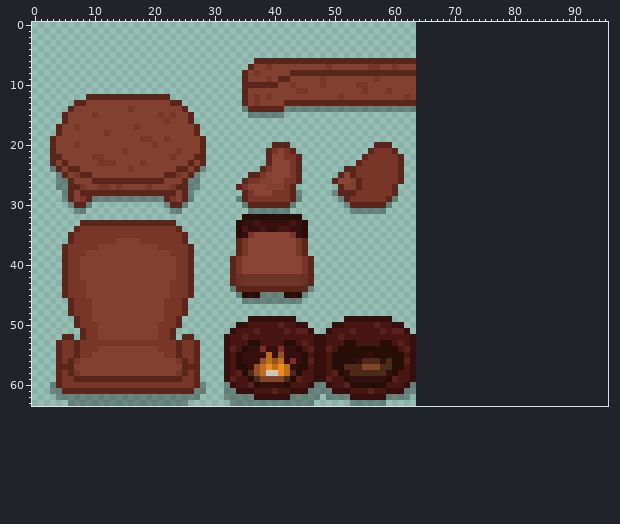
Sprite sheet -- graphics/furniture/giant_steppes_furniture.png. That is the earlier state.
The file is 64x64 pixels. The old version is drawn lined up with the new one, on the new canvas.
Now the later version:
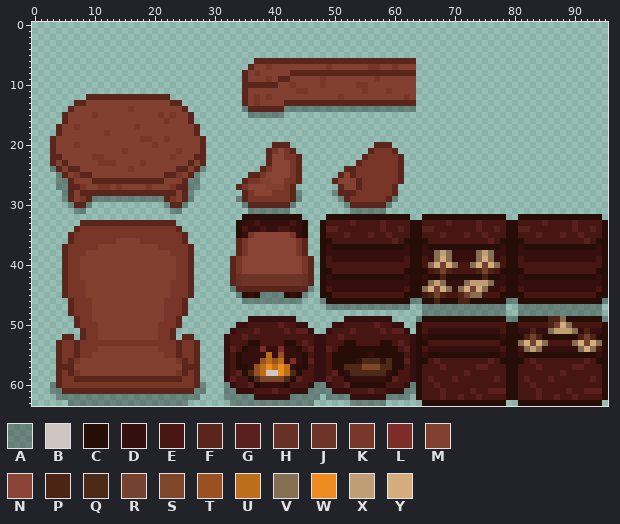
Palette (. is transparent): A #0000004b  B #cfc5c2  C #260d05  D #340f0d  E #471613  F #5a261b  G #59201d  H #683125  J #6e3428  K #773627  L #7c2d29  M #824031  N #894435  P #4b2414  Q #4d2a17  R #75422f  S #80462a  T #9a5121  U #bd6e1a  V #856e52  W #ed8b21  X #bf9e74  Y #d4ac7e
Message: Start on giant steppes library
From old to new:
canvas 64x64 -> 96x64
Changed rows in their new state; - is an unchanged pixel.
first column x 48:
32 -CCCCCCCCCCCCCC--CCCCCCCCCCCCCC--CCCCCCCCCCCCCC-
33 CEEEEGEEEEGEEEECCEEEEGEEEEGEEEECCEEEEGEEEEGEEEEC
34 CGGEEEEEEEGEEGECCGGEEEEEEEGEEGECCGGEEEEEEEGEEGEC
35 CEEEGEEEGEEGEEECCEEEGEEEGEEGEEECCEEEGEEEGEEGEEEC
36 CCEEEEEEEEEEGECCCCEEEEEEEEEEGECCCCEEEEEEEEEEGECC
37 CDCCCCCCCCCCCCDCCDCCCCCCCCCCCCDCCDCCCCCCCCCCCCDC
38 CDDDDDDDDDDDDDDCCDDVXVDDDDVXVDDCCDDDDDDDDDDDDDDC
39 CEDDDDDDDDDDDDECCEDVYVDDDDVYVDECCEDDDDDDDDDDDDEC
40 CEEEEEEEEEEEEEECCEVYRYVEEVYRYVECCEEEEEEEEEEEEEEC
41 CCEEEEEEEEEEEECCCCEPRPEEEEPRPECCCCEEEEEEEEEEEECC
42 CDCCCCCCCCCCCCDCCDCCPCCCCCCPCCDCCDCCCCCCCCCCCCDC
43 CDDDDDDDDDDDDDDCCDVXVDDDVXXXVDDCCDDDDDDDDDDDDDDC
44 CEDDDDDDDDDDDDECCVYRYVDVYRYVDDECCEDDDDDDDDDDDDEC
45 CCEEEEEEEEEEEECCCEPRPEEPRVVEEECCCCEEEEEEEEEEEECC
46 ACCCCCCCCCCCCCCAACCPCCCPPCCCCCCAACCCCCCCCCCCCCCA
47 -AAAAAAAAAAAAAA--AAAAAAAAAAAAAA--AAAAAAAAAAAAAA-
48 -----------------AAAAAAAAAAAAAA--AAAAAAAAAAAAAA-
49 ----------------ACCCCCCCCCCCCCCAACCCCCPPVCCCCCCA
50 ----------------CEEEEEEEEEEEEEECCEEEEEPRYVEEEEEC
51 ----------------CEDDDDDDDDDDDDECCDDPDDVXXXVDPDDC
52 ----------------CDCCCCCCCCCCCCDCCCPRPCCCCCCPRPCC
53 ----------------CCEEEEEEEEEEEECCCVYRYVEEEEVYRYVC
54 ----------------CEDDDDDDDDDDDDECCEVXVDDDDDDVYVEC
55 ----------------CDCCCCCCCCCCCCDCCDCCCCCCCCCCCCDC
56 ----------------CCEGEEEEEEEEGECCCCEGEEEEEEEEGECC
57 ----------------CEEEGEEEEEGGEEECCEEEGEEEEEGGEEEC
58 ----------------CEEEEEEEGEEEEEECCEEEEEEEGEEEEEEC
59 ----------------CEGEEEGEEEEEEGECCEGEEEGEEEEEEGEC
60 ----------------CEEGEEEEEEEEEEECCEEGEEEEEEEEEEEC
61 ----------------CEEEGEEEEGEEGGGCCEEEGEEEEGEEGGGC
62 ----------------CEEEGEEGEEGEEEECCEEEGEEGEEGEEEEC
63 -----------------CCCCCCCCCCCCCC--CCCCCCCCCCCCCC-
